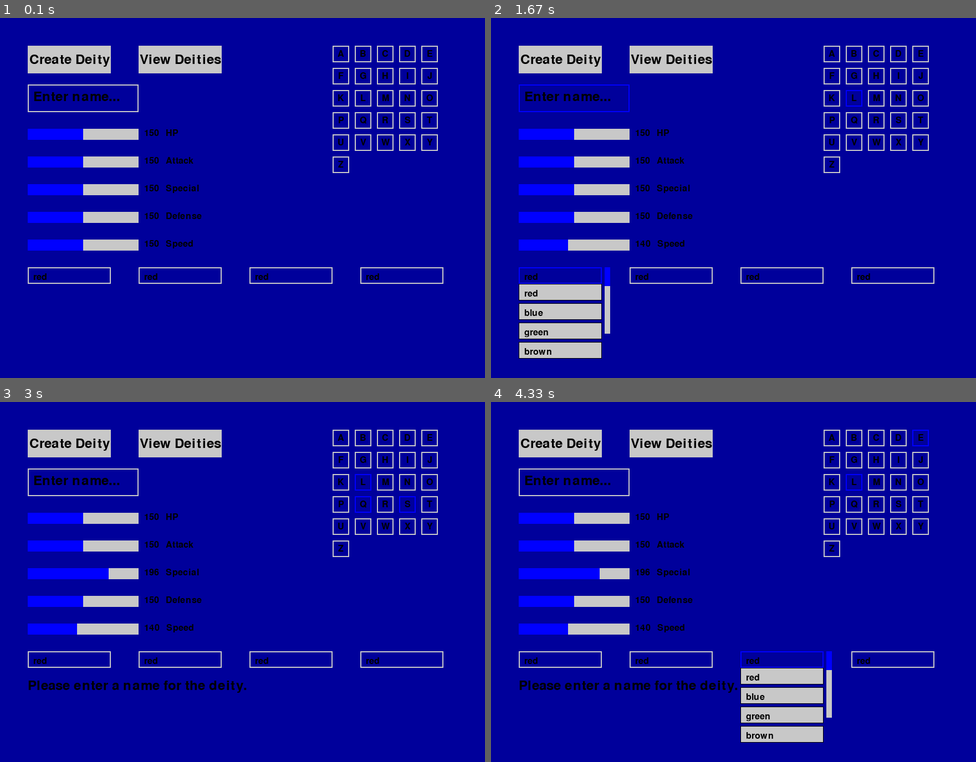
Above: before the commit, frames 1-4 (two rows, left to right).
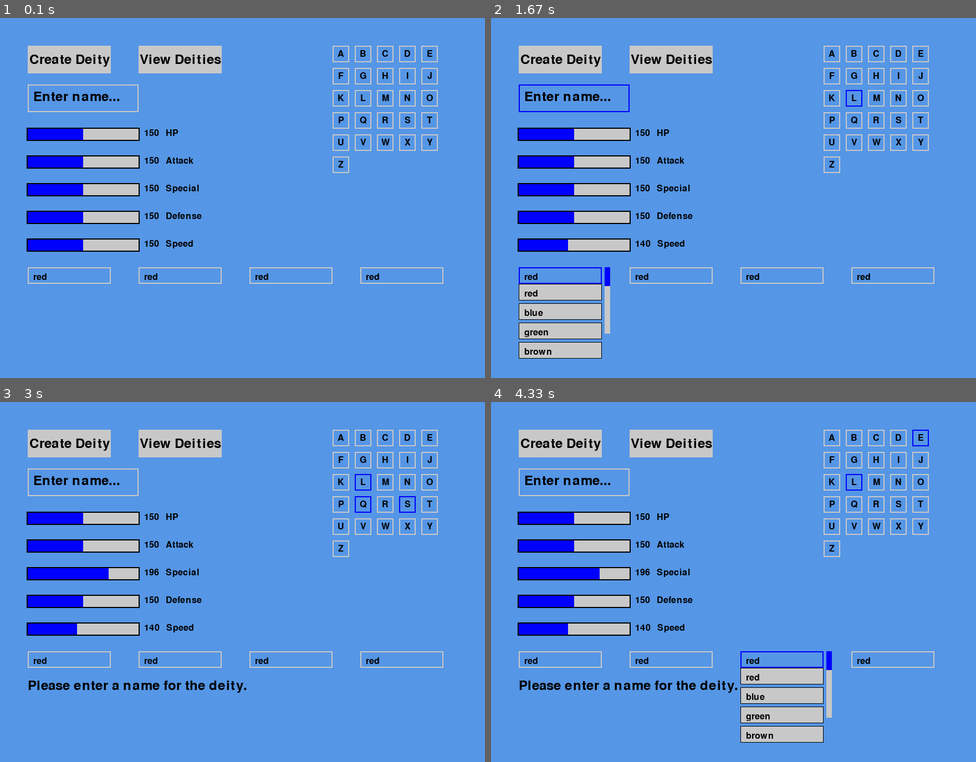
Above: after the commit, the same moments.

Repository: LWhite200/pygames
Game: pygame game, started from WordBound/makeDeity.py
The game is run twice, just before and just after one commit, with the same random seed, the same clock (stepped at 60 frames per second) and the same inputs.
Inputs (mouse positions are in pixels of both pictures, inside the frame that each line leads up to):
- Up to frame 1 (0.1 s): no input
- Up to frame 2 (1.67 s): press the mouse at (558, 277) at 0.37 s; move the mouse to (655, 291) at 0.47 s; release the mouse at (748, 306) at 0.6 s; press the mouse at (573, 190) at 0.7 s; move the mouse to (568, 244) at 0.8 s; release the mouse at (563, 302) at 0.93 s; press the mouse at (854, 97) at 1.03 s; move the mouse to (883, 194) at 1.13 s; release the mouse at (917, 291) at 1.27 s; press the mouse at (573, 97) at 1.37 s; move the mouse to (602, 205) at 1.47 s; release the mouse at (626, 309) at 1.6 s
- Up to frame 3 (3 s): press the mouse at (67, 675) at 1.7 s; move the mouse to (106, 574) at 1.8 s; release the mouse at (150, 474) at 1.93 s; press the mouse at (363, 502) at 2.03 s; move the mouse to (208, 592) at 2.13 s; release the mouse at (58, 682) at 2.27 s; press the mouse at (407, 502) at 2.37 s; move the mouse to (232, 556) at 2.47 s; release the mouse at (63, 610) at 2.6 s; press the mouse at (67, 445) at 2.7 s; move the mouse to (223, 470) at 2.8 s; release the mouse at (378, 495) at 2.93 s
- Up to frame 4 (4.33 s): press the mouse at (854, 502) at 3.03 s; move the mouse to (796, 510) at 3.13 s; release the mouse at (738, 513) at 3.27 s; press the mouse at (782, 661) at 3.37 s; move the mouse to (752, 639) at 3.47 s; release the mouse at (723, 625) at 3.6 s; press the mouse at (898, 502) at 3.7 s; move the mouse to (903, 488) at 3.8 s; release the mouse at (908, 470) at 3.93 s; press the mouse at (922, 438) at 4.03 s; move the mouse to (738, 528) at 4.13 s; release the mouse at (558, 618) at 4.27 s

The runs differ from the first frame. In frame 1, 91% of the frame differs, in the area x 0-100%, y 0-100%; in frame 2, 88%; in frame 3, 91%; in frame 4, 88%.

Commit message:
Add files via upload

Diff:
--- a/WordBound/makeDeity.py
+++ b/WordBound/makeDeity.py
@@ -84,12 +84,19 @@
         self.dragging = False
 
     def draw(self, screen):
+        # Draw the black outline slightly larger than the scrollbar
+        pygame.draw.rect(screen, BLACK, (self.x - 2, self.y - 2, self.maxWidth + 4, self.height + 4))
+
+        # Draw the grey background bar
         pygame.draw.rect(screen, GRAY, (self.x, self.y, self.maxWidth, self.height))
+
+        # Draw the blue filled portion
         pygame.draw.rect(screen, BLUE, (self.x, self.y, self.curWidth, self.height))
 
         stuff = f"{self.value}   {self.statName}"
         value_text = small_font.render(stuff, True, BLACK)
         screen.blit(value_text, (self.rect.x + self.rect.width + 10, self.rect.y))
+
 
     def handle_event(self, event):
         mouse_x, mouse_y = pygame.mouse.get_pos()
@@ -242,7 +249,7 @@
 
     # Modify the main loop to handle the new UI elements
     while running:
-        screen.fill((0,0,155))
+        screen.fill((85,150,230))
 
         for event in pygame.event.get():
             if event.type == pygame.QUIT:
@@ -276,7 +283,7 @@
                     name = name_input.text
                     if name:
                         # Collect the selected letters
-                        selected_letters = [rb.letter for rb in radio_buttons if rb.selected]
+                        selected_letters = ",".join(rb.letter for rb in radio_buttons if rb.selected)
                         if selected_letters:
                             # Format the deity data
                             deity_data = (
@@ -288,7 +295,7 @@
                             )
 
                             # Save the deity data to the file
-                            with open("DeityList.txt", "a") as file:
+                            with open("Deity_DB.txt", "a") as file:
                                 file.write(deity_data)
 
                             output_text = "Deity saved successfully!"
--- /dev/null
+++ b/WordBound/teamBuild.py
@@ -0,0 +1,309 @@
+import pygame  # type: ignore
+import random
+
+# Initialize PyGame
+pygame.init()
+
+# Screen dimensions
+SCREEN_WIDTH = 875
+SCREEN_HEIGHT = 650
+
+# Colors
+WHITE = (255, 255, 255)
+BLACK = (0, 0, 0)
+GRAY = (200, 200, 200)
+BLUE = (0, 0, 255)
+RED = (255, 0, 0)
+SELECTED_COLOR = (100, 200, 100)  # Color for the selected button
+
+# Fonts
+font = pygame.font.Font(None, 36)
+small_font = pygame.font.Font(None, 24)
+
+# Initialize screen
+screen = pygame.display.set_mode((SCREEN_WIDTH, SCREEN_HEIGHT))
+pygame.display.set_caption("Deity Creator")
+
+# Button class
+class Button:
+    def __init__(self, x, y, width, height, text, color):
+        self.rect = pygame.Rect(x, y, width, height)
+        self.text = text
+        self.color = color
+        self.selected = False  # Track if the button is selected
+        self.char = ""  # Additional attribute for char
+        self.type = ""  # Additional attribute for type
+        self.stamina = ""  # Additional attribute for stamina
+
+    def draw(self, screen):
+        # Change color if selected
+        button_color = SELECTED_COLOR if self.selected else self.color
+        pygame.draw.rect(screen, button_color, self.rect)
+        text_surface = font.render(self.text, True, BLACK)
+        text_rect = text_surface.get_rect(center=self.rect.center)
+        screen.blit(text_surface, text_rect)
+
+    def is_clicked(self, pos):
+        return self.rect.collidepoint(pos)
+
+class Dropdown:
+    def __init__(self, x, y, width, height, options, visible_items=4):
+        self.rect = pygame.Rect(x, y, width, height)  # Main dropdown rectangle
+        self.options = options  # List of options
+        self.selected = options[0] if options else ""  # Currently selected option
+        self.active = False  # Whether the dropdown is active
+        self.visible_items = visible_items  # Number of visible items
+        self.scroll_offset = 0  # Current scroll position
+        self.scrollbar_width = 10  # Width of the scrollbar
+        self.scrollbar_rect = pygame.Rect(x + width + 5, y, self.scrollbar_width, height * visible_items)  # Scrollbar rectangle
+        self.scrollbar_dragging = False  # Whether the scrollbar is being dragged
+        self.item_spacing = 5  # Spacing between dropdown items
+
+    def draw(self, screen):
+        # Draw the main dropdown box
+        color = BLUE if self.active else GRAY
+        pygame.draw.rect(screen, color, self.rect, 2)
+        text_surface = small_font.render(self.selected, True, BLACK)
+        screen.blit(text_surface, (self.rect.x + 10, self.rect.y + 10))
+
+        if self.active:
+            # Draw the dropdown options
+            for i in range(self.scroll_offset, min(self.scroll_offset + self.visible_items, len(self.options))):
+                # Calculate the position of each option
+                y = self.rect.y + self.rect.height + (i - self.scroll_offset) * (self.rect.height + self.item_spacing)
+                option_rect = pygame.Rect(self.rect.x, y, self.rect.width, self.rect.height)
+                pygame.draw.rect(screen, GRAY, option_rect)  # Draw option background
+                pygame.draw.rect(screen, BLACK, option_rect, 1)  # Draw option border
+                text_surface = small_font.render(self.options[i], True, BLACK)
+                screen.blit(text_surface, (option_rect.x + 10, option_rect.y + 10))  # Draw option text
+
+            # Draw the scrollbar
+            pygame.draw.rect(screen, GRAY, self.scrollbar_rect)  # Scrollbar background
+            scrollbar_handle_height = self.scrollbar_rect.height * (self.visible_items / len(self.options))
+            scrollbar_handle_y = self.scrollbar_rect.y + (self.scroll_offset / len(self.options)) * self.scrollbar_rect.height
+            scrollbar_handle_rect = pygame.Rect(self.scrollbar_rect.x, scrollbar_handle_y, self.scrollbar_rect.width, scrollbar_handle_height)
+            pygame.draw.rect(screen, BLUE, scrollbar_handle_rect)  # Scrollbar handle
+
+    def handle_event(self, event):
+        if event.type == pygame.MOUSEBUTTONDOWN:
+            if self.rect.collidepoint(event.pos):
+                self.active = not self.active  # Toggle dropdown visibility
+            elif self.active:
+                # Check if an option is clicked
+                for i in range(self.scroll_offset, min(self.scroll_offset + self.visible_items, len(self.options))):
+                    y = self.rect.y + self.rect.height + (i - self.scroll_offset) * (self.rect.height + self.item_spacing)
+                    option_rect = pygame.Rect(self.rect.x, y, self.rect.width, self.rect.height)
+                    if option_rect.collidepoint(event.pos):
+                        self.selected = self.options[i]  # Update selected option
+                        self.active = False  # Close dropdown
+
+                # Check if the scrollbar is clicked
+                if self.scrollbar_rect.collidepoint(event.pos):
+                    self.scrollbar_dragging = True  # Start dragging the scrollbar
+
+        if event.type == pygame.MOUSEBUTTONUP:
+            self.scrollbar_dragging = False  # Stop dragging the scrollbar
+
+        if event.type == pygame.MOUSEMOTION and self.scrollbar_dragging:
+            # Update scroll offset based on scrollbar position
+            mouse_y = event.pos[1]
+            scrollbar_y = mouse_y - self.scrollbar_rect.y
+            self.scroll_offset = int((scrollbar_y / self.scrollbar_rect.height) * len(self.options))
+            self.scroll_offset = max(0, min(self.scroll_offset, len(self.options) - self.visible_items))
+
+# Read deity data from file
+def read_deity_data(filename):
+    deities = []
+    with open(filename, "r") as file:
+        for line in file:
+            data = line.strip().split("|")
+            name = data[0]
+            letters = data[1].split(",")
+            types = data[2:6]  # Types are at indices 2, 3, 4, 5
+            deities.append({"name": name, "letters": letters, "types": types})
+    return deities
+
+def main():
+    clock = pygame.time.Clock()
+    running = True
+
+    # Read deity data
+    deities = read_deity_data("deity_db.txt")
+
+    # Deity buttons
+    deity_buttons = [
+        Button(50, 50, 125, 50, deities[0]["name"], GRAY),  # Default to first deity name
+        Button(200, 50, 125, 50, deities[0]["name"], GRAY),
+        Button(350, 50, 125, 50, deities[0]["name"], GRAY),
+        Button(500, 50, 125, 50, deities[0]["name"], GRAY),
+        Button(650, 50, 125, 50, deities[0]["name"], GRAY)
+    ]
+
+    # Save Team and Randomize buttons
+    save_team_button = Button(475, 120, 150, 50, "Save Team", GRAY)
+    randomize_button = Button(650, 120, 150, 50, "Randomize", GRAY)
+
+    # Current Deity dropdown
+    deity_options = [deity["name"] for deity in deities]
+    current_deity_dropdown = Dropdown(50, 120, 200, 40, deity_options)
+
+    # Letter buttons
+    letter_buttons = [
+        Button(50, 380, 50, 50, "_", GRAY),
+        Button(110, 380, 50, 50, "_", GRAY),
+        Button(170, 380, 50, 50, "_", GRAY),
+        Button(230, 380, 50, 50, "_", GRAY),
+        Button(290, 380, 50, 50, "_", GRAY)
+    ]
+
+    # Dropdowns for the currently selected letter button
+    letter_dropdown = Dropdown(50, 440, 100, 40, [])  # Empty initially, populated when a deity is selected
+    type_dropdown = Dropdown(160, 440, 100, 40, [])  # Empty initially, populated when a deity is selected
+    stamina_dropdown = Dropdown(270, 440, 100, 40, ["1", "2", "3", "4"])
+
+    # Track the currently selected deity button
+    selected_deity_button = deity_buttons[0]  # Default to the first button
+    selected_deity_button.selected = True  # Mark it as selected
+    current_deity_dropdown.selected = selected_deity_button.text  # Default dropdown to selected button's name
+
+    # Track the currently selected letter button
+    selected_letter_button = letter_buttons[0]  # Default to the first letter button
+    selected_letter_button.selected = True  # Mark it as selected
+
+    # Function to reset all letter buttons to default values
+    def reset_letter_buttons(deity):
+        for i, button in enumerate(letter_buttons):
+            if i < len(deity["letters"]):
+                button.char = deity["letters"][i]  # First character
+                button.type = deity["types"][0]  # First type
+                button.stamina = "1"  # Default stamina
+                button.text = button.char  # Update button text
+            else:
+                button.char = "_"
+                button.type = ""
+                button.stamina = ""
+                button.text = "_"
+
+    # Initialize letter buttons with default values for the first deity
+    selected_deity = next(deity for deity in deities if deity["name"] == selected_deity_button.text)
+    reset_letter_buttons(selected_deity)
+
+    # Populate dropdowns with the letters and types of the first deity
+    letter_dropdown.options = selected_deity["letters"]
+    letter_dropdown.selected = selected_deity["letters"][0] if selected_deity["letters"] else ""
+    type_dropdown.options = selected_deity["types"]
+    type_dropdown.selected = selected_deity["types"][0] if selected_deity["types"] else ""
+
+    while running:
+        screen.fill((50, 175, 80))
+
+        for event in pygame.event.get():
+            if event.type == pygame.QUIT:
+                running = False
+
+            for button in deity_buttons:
+                if event.type == pygame.MOUSEBUTTONDOWN and button.is_clicked(event.pos):
+                    # Deselect all other buttons
+                    for b in deity_buttons:
+                        b.selected = False
+                    button.selected = True
+                    selected_deity_button = button
+                    current_deity_dropdown.selected = button.text
+
+                    # Find the deity data corresponding to the selected button
+                    selected_deity = next((deity for deity in deities if deity["name"] == selected_deity_button.text), None)
+
+                    if selected_deity:
+                        # Reset all letter buttons to default values for the new deity
+                        reset_letter_buttons(selected_deity)
+
+                        # Update dropdown options
+                        letter_dropdown.options = selected_deity["letters"]
+                        letter_dropdown.selected = selected_deity["letters"][0] if selected_deity["letters"] else ""
+
+                        type_dropdown.options = selected_deity["types"]
+                        type_dropdown.selected = selected_deity["types"][0] if selected_deity["types"] else ""
+
+                    # Ensure selected letter button updates its text
+                    selected_letter_button.text = letter_dropdown.selected
+
+            # Handle save team and randomize buttons
+            if event.type == pygame.MOUSEBUTTONDOWN and save_team_button.is_clicked(event.pos):
+                print("Save Team clicked")
+            if event.type == pygame.MOUSEBUTTONDOWN and randomize_button.is_clicked(event.pos):
+                print("Randomize clicked")
+
+            # Handle current deity dropdown
+            current_deity_dropdown.handle_event(event)
+
+            # Update the selected deity button's text when a deity is selected from the dropdown
+            if selected_deity_button and current_deity_dropdown.selected:
+                selected_deity_button.text = current_deity_dropdown.selected
+
+                # Find the deity data corresponding to the selected deity
+                selected_deity = next((deity for deity in deities if deity["name"] == selected_deity_button.text), None)
+                if selected_deity:
+                    # Reset all letter buttons to default values for the new deity
+                    reset_letter_buttons(selected_deity)
+
+                    # Update dropdown options
+                    letter_dropdown.options = selected_deity["letters"]
+                    letter_dropdown.selected = selected_deity["letters"][0] if selected_deity["letters"] else ""
+
+                    type_dropdown.options = selected_deity["types"]
+                    type_dropdown.selected = selected_deity["types"][0] if selected_deity["types"] else ""
+
+            # Handle letter buttons
+            for button in letter_buttons:
+                if event.type == pygame.MOUSEBUTTONDOWN and button.is_clicked(event.pos):
+                    # Deselect all other letter buttons
+                    for b in letter_buttons:
+                        b.selected = False
+                    # Select the clicked letter button
+                    button.selected = True
+                    selected_letter_button = button
+
+                    # Update dropdowns to reflect the selected letter button's attributes
+                    letter_dropdown.selected = button.char
+                    type_dropdown.selected = button.type
+                    stamina_dropdown.selected = button.stamina
+
+            # Handle dropdowns for the selected letter button
+            letter_dropdown.handle_event(event)
+            type_dropdown.handle_event(event)
+            stamina_dropdown.handle_event(event)
+
+            # Update the selected letter button's attributes based on dropdown selections
+            selected_letter_button.char = letter_dropdown.selected
+            selected_letter_button.type = type_dropdown.selected
+            selected_letter_button.stamina = stamina_dropdown.selected
+            selected_letter_button.text = selected_letter_button.char  # Update button text to show the selected char
+
+        # Draw deity buttons
+        for button in deity_buttons:
+            button.draw(screen)
+
+        # Draw save team and randomize buttons
+        save_team_button.draw(screen)
+        randomize_button.draw(screen)
+
+        # Draw current deity dropdown
+        current_deity_dropdown.draw(screen)
+
+        # Draw letter buttons
+        for button in letter_buttons:
+            button.draw(screen)
+
+        # Draw dropdowns for the selected letter button
+        if selected_letter_button:
+            letter_dropdown.draw(screen)
+            type_dropdown.draw(screen)
+            stamina_dropdown.draw(screen)
+
+        pygame.display.flip()
+        clock.tick(60)
+
+    pygame.quit()
+
+if __name__ == "__main__":
+    main()
